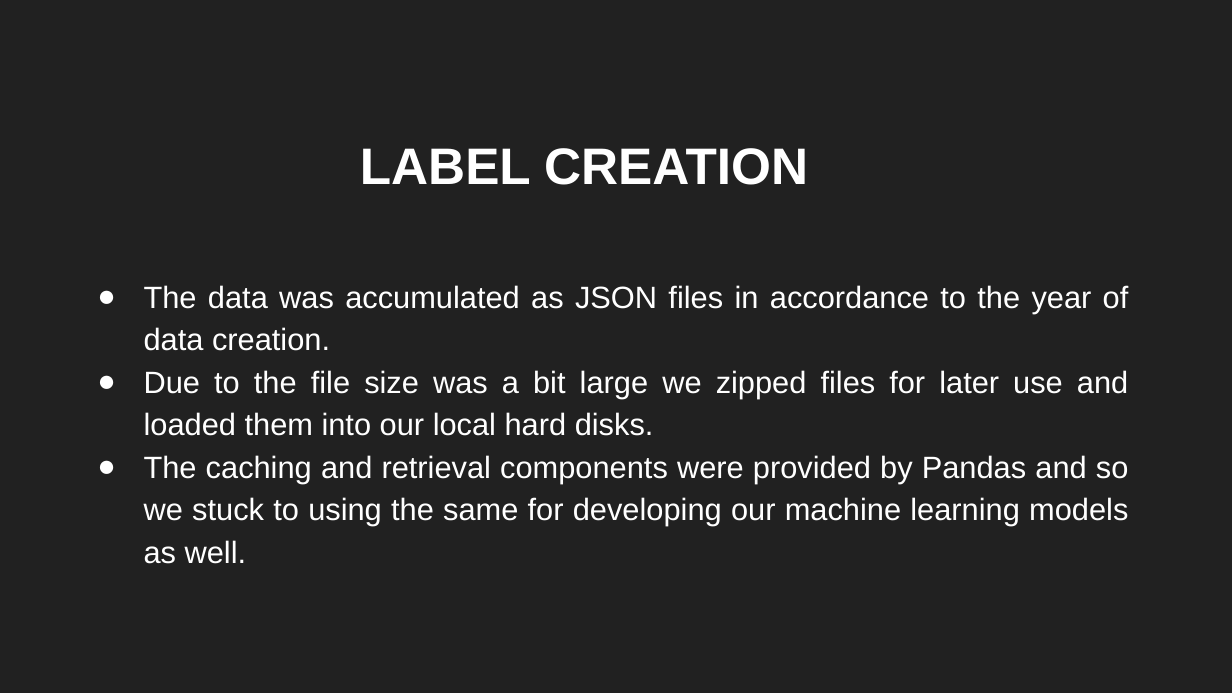
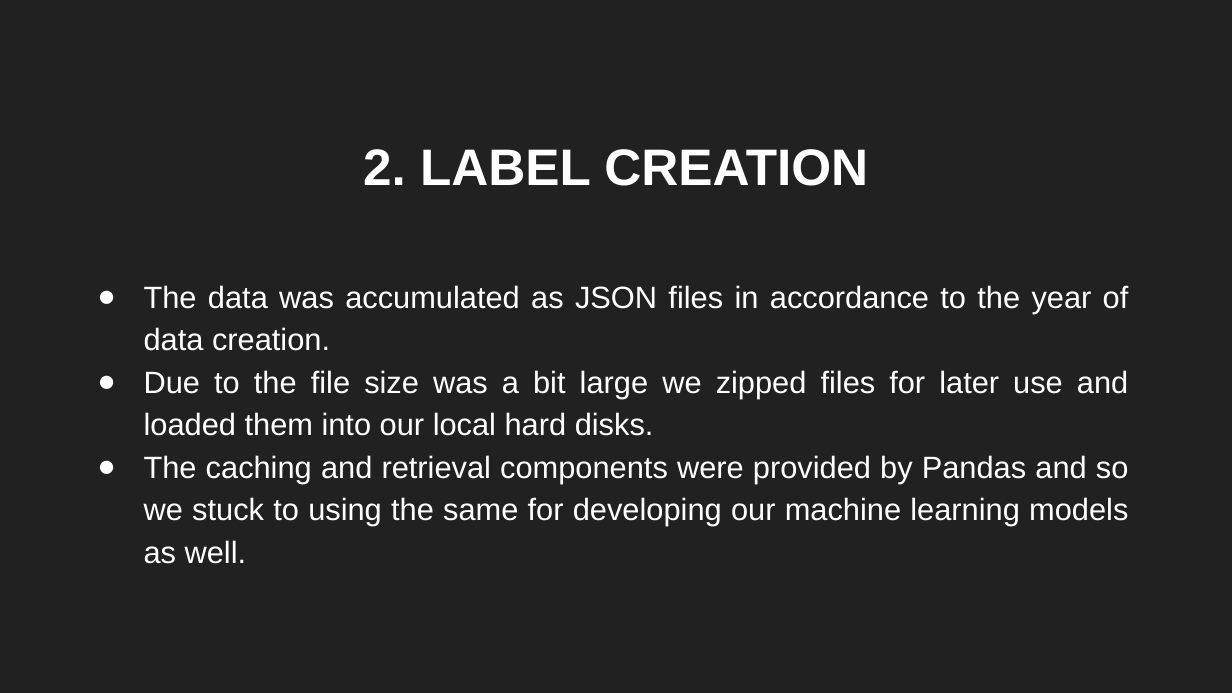
Before and after one commit to sbenstewart/cip-lab, a slide deck: slide 10 of mail these/presentation.pptx (slide 9 before the commit). Drawn at 1232x693 pixels with LibreOffice and Linux fonts; fonts in the diff are those of the drawing. Boxes give left, top, right and bottom in pixels: in the first picture for what was removed or moved away, otherwise in the second. Text is boxed around its words. In the diff, an @@ line names an element or a change of style, - is before the commit and + after.

```diff
--- a/mail these/presentation.pptx
+++ b/mail these/presentation.pptx
@@ title at [363,149,868,186]: text changed @@
-LABEL CREATION
+2. LABEL CREATION
```
Also in this commit, not shown: 9 other slides changed, 5 slides added, 1 slide removed, 2 other files.
